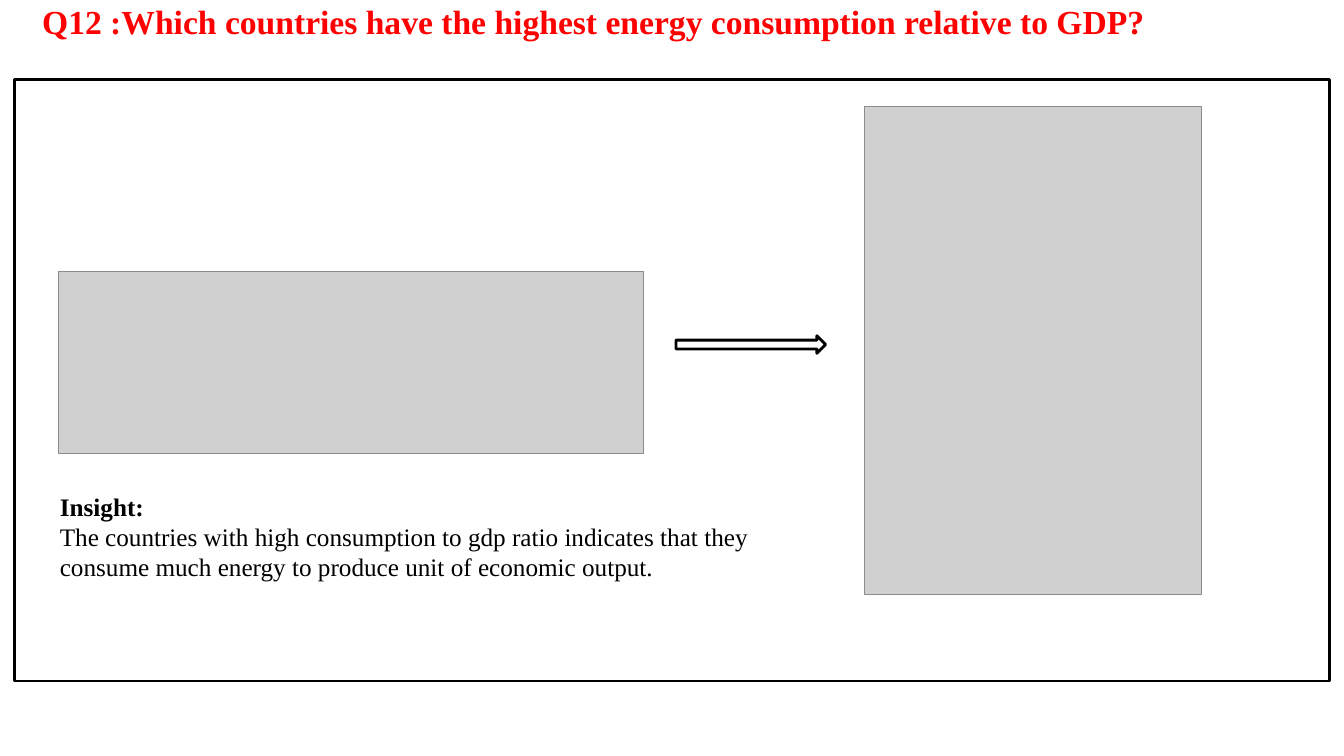
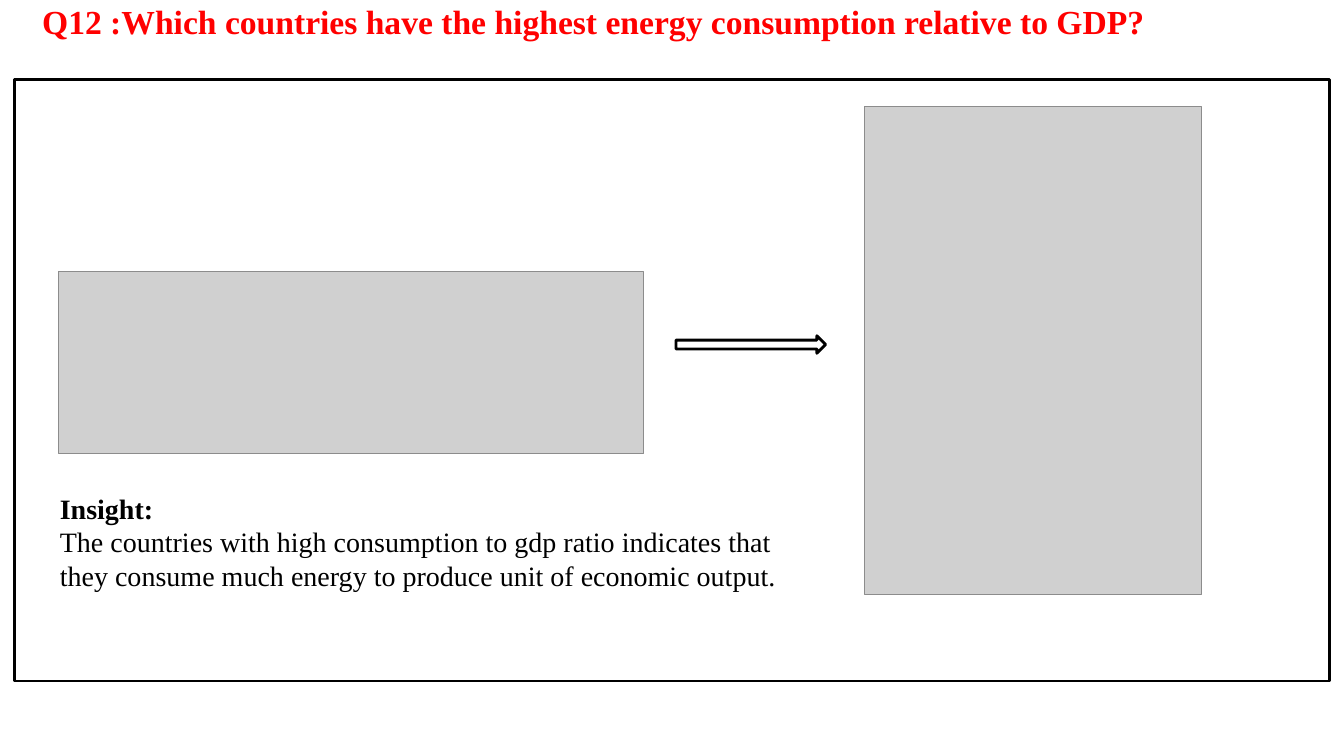
Before and after one commit to ShivaniGundla/SQL_Project, a slide deck: slide 19 of presentation/SQL_Project_Shivani_Gundla.pptx (slide 18 before the commit). Drawn at 1344x756 pixels with LibreOffice and Linux fonts; fonts in the diff are those of the drawing; grey boxes stand for pictures; background and template pictures are left out. Boxes give left, top, right and bottom in pixels: in the first picture for what was removed or moved away, otherwise in the second. Text is boxed around its words. In the diff, an @@ line names an element or a change of style, - is before the commit and + after.

```diff
--- a/presentation/SQL_Project_Shivani_Gundla.pptx
+++ b/presentation/SQL_Project_Shivani_Gundla.pptx
@@ text "Insight:" at [60, 499, 776, 591]: size 18 to 20 pt @@
```
Also in this commit, not shown: 16 other slides changed, 2 slides added, 2 slides removed.
